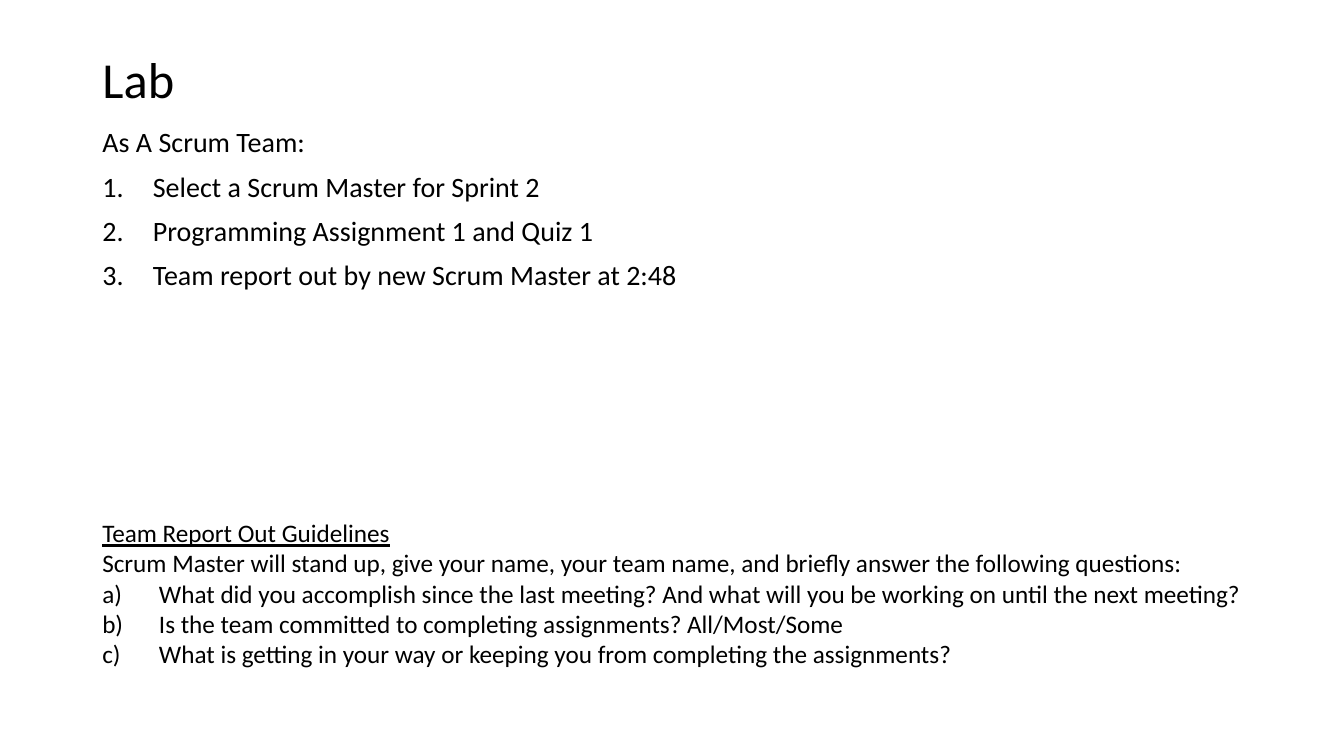
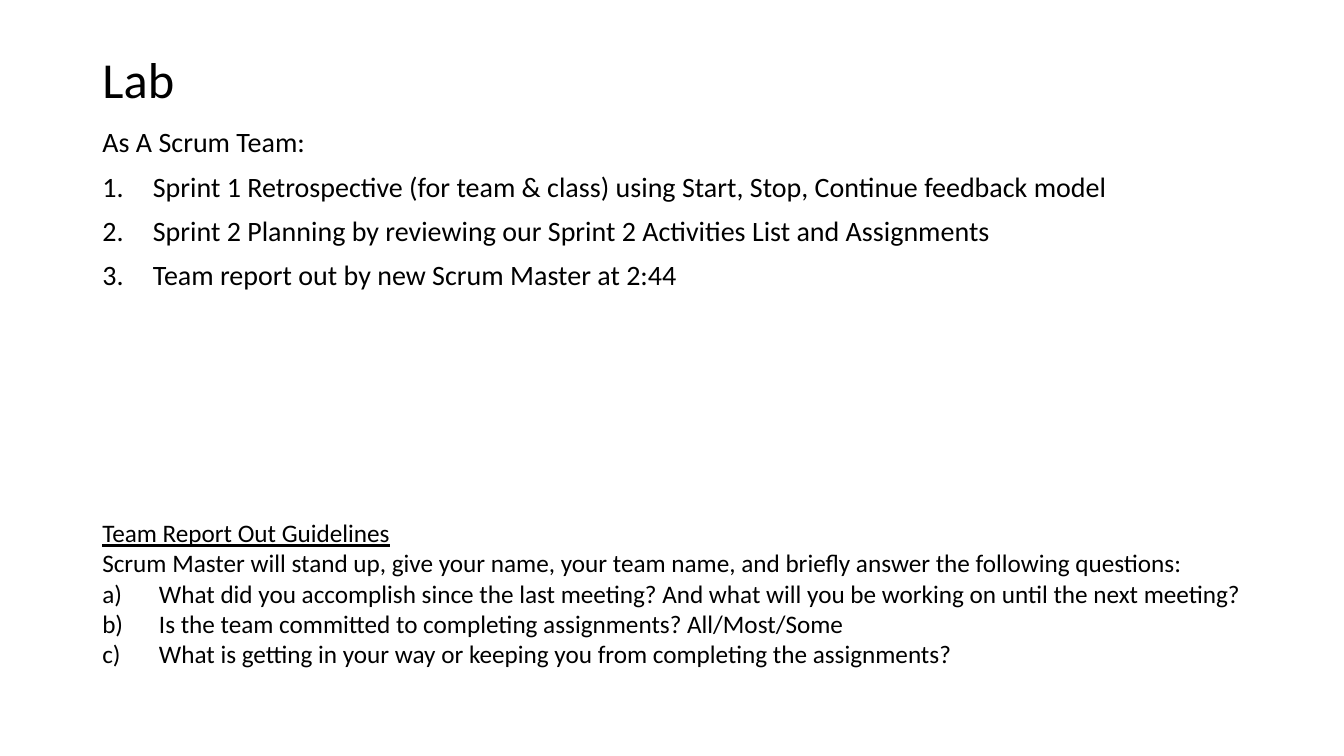
Before and after one commit to EricJPogue/CPSC-24500, a slide deck: slide 11 of lecture-slides/2019-09-06-oop.pptx (slide 10 before the commit). Drawn at 1344x756 pixels with LibreOffice and Linux fonts; fonts in the diff are those of the drawing. Boxes give left, top, right and bottom in pixels: in the first picture for what was removed or moved away, otherwise in the second. Text is boxed around its words. In the diff, an @@ line names an element or a change of style, - is before the commit and + after.

```diff
--- a/lecture-slides/2019-09-06-oop.pptx
+++ b/lecture-slides/2019-09-06-oop.pptx
@@ text at (x1=153, y1=176, x2=1106, y2=290): text changed @@
-1. Select a Scrum Master for Sprint 2
-2. Programming Assignment 1 and Quiz 1
-3. Team report out by new Scrum Master at 2:48
+1. Sprint 1 Retrospective (for team & class) using Start, Stop, Continue feedback model
+2. Sprint 2 Planning by reviewing our Sprint 2 Activities List and Assignments
+3. Team report out by new Scrum Master at 2:44
```
Also in this commit, not shown: 3 other slides changed, 10 slides added, 6 slides removed, 3 other files.
